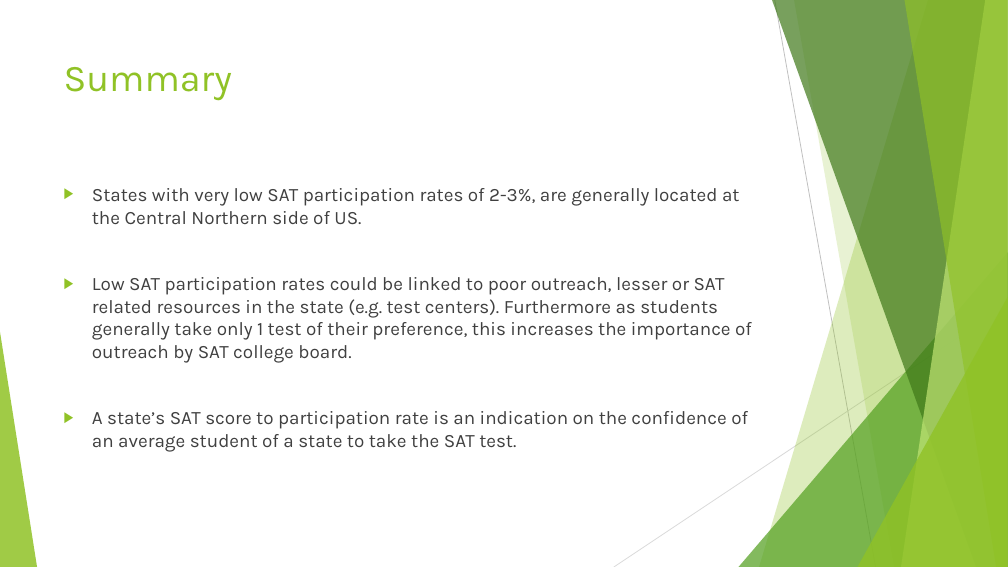
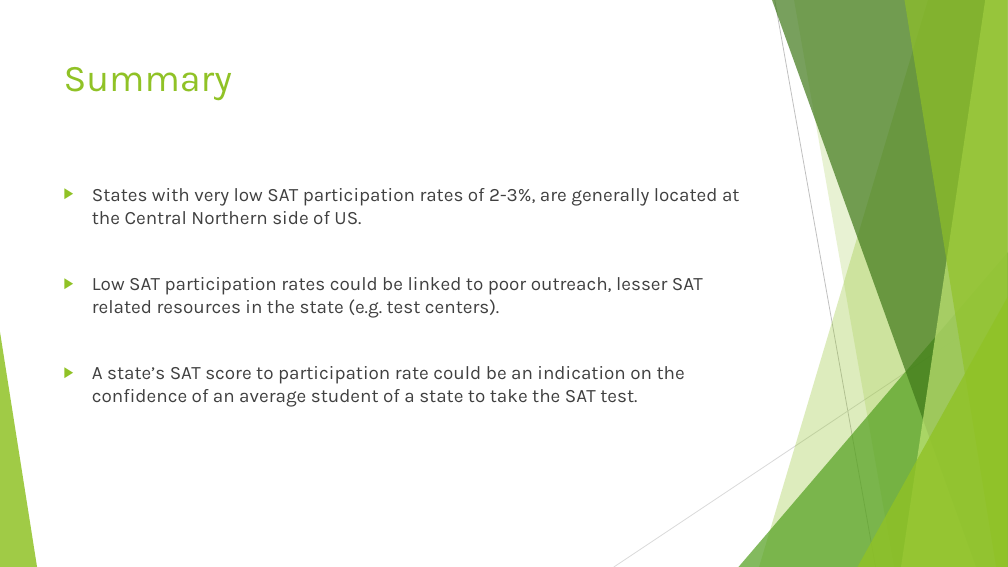
Before and after one commit to weizhe38/GA-Project-Weizhe-, a slide deck: slide 9 of Project 1/Project 1 Slides.pptx. Drawn at 1008x567 pixels with LibreOffice and Linux fonts; fonts in the diff are those of the drawing. Boxes give left, top, right and bottom in pixels: in the first picture for what was removed or moved away, otherwise in the second. Text is boxed around its words. In the diff, an @@ line names an element or a change of style, - is before the commit and + after.

```diff
--- a/Project 1/Project 1 Slides.pptx
+++ b/Project 1/Project 1 Slides.pptx
@@ text at [92,277,703,407]: text changed @@
-▶ Low SAT participation rates could be linked to poor outreach, lesser or SAT related resources in the state (e.g. test centers). Furthermore as students generally take only 1 test of their preference, this increases the importance of outreach by SAT college board.
-▶ A state’s SAT score to participation rate is an indication on the confidence of an average student of a state to take the SAT test.
+▶ Low SAT participation rates could be linked to poor outreach, lesser SAT related resources in the state (e.g. test centers).
+▶ A state’s SAT score to participation rate could be an indication on the confidence of an average student of a state to take the SAT test.
```
Also in this commit, not shown: 3 other slides changed.
